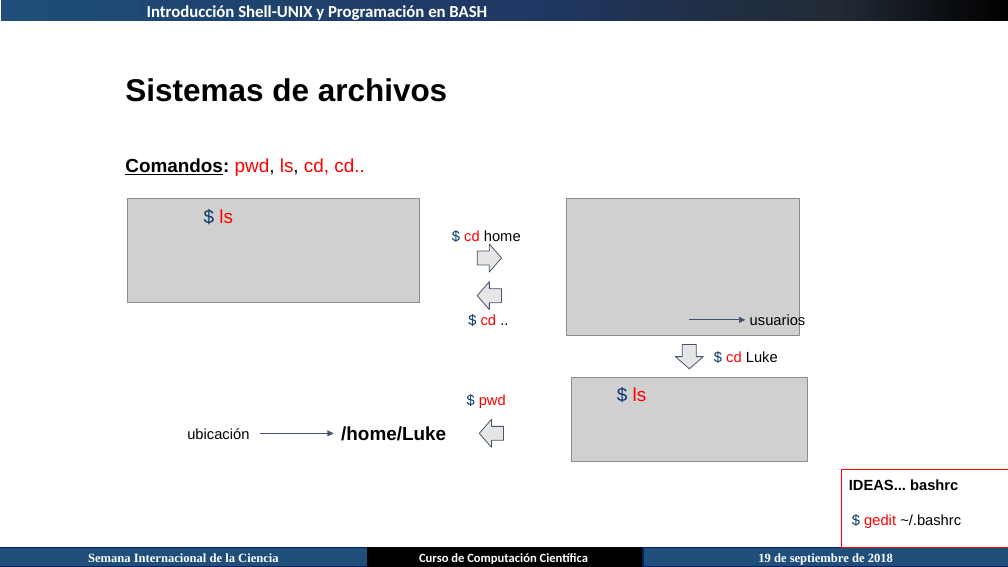
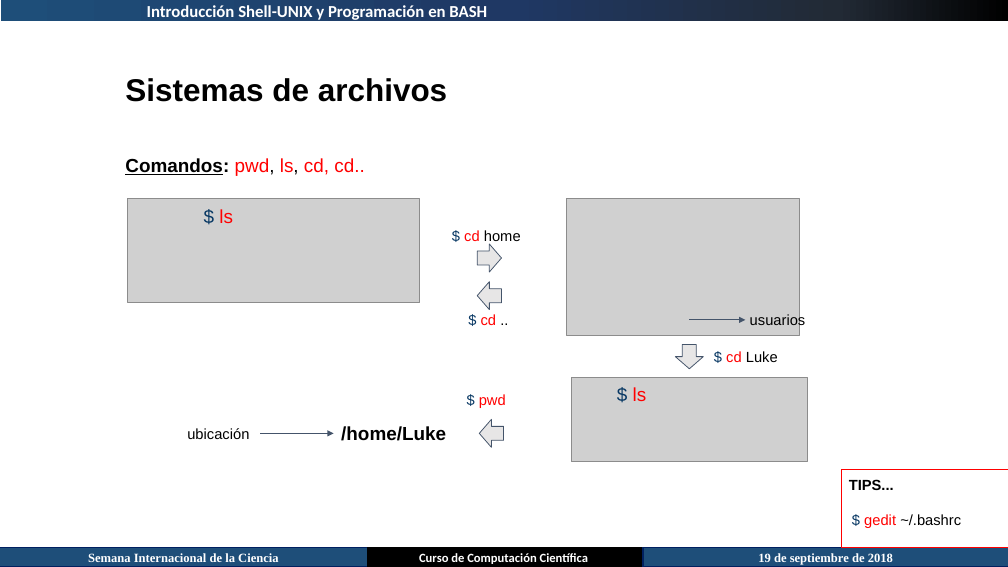
Before and after one commit to juan-pineda/Curso_computacion_cientifica, a slide deck: slide 4 of 03-Shell-Unix/Introducción Shell-UNIX.pptx. Drawn at 1008x567 pixels with LibreOffice and Linux fonts; fonts in the diff are those of the drawing; grey boxes stand for pictures. Boxes give left, top, right and bottom in pixels: in the first picture for what was removed or moved away, otherwise in the second. Text is boxed around its words. In the diff, an @@ line names an element or a change of style, - is before the commit and + after.

```diff
--- a/03-Shell-Unix/Introducción Shell-UNIX.pptx
+++ b/03-Shell-Unix/Introducción Shell-UNIX.pptx
@@ text at [849, 479, 894, 490]: text changed @@
-IDEAS... bashrc
+TIPS...
```
Also in this commit, not shown: 3 other slides changed, 10 slides added.
